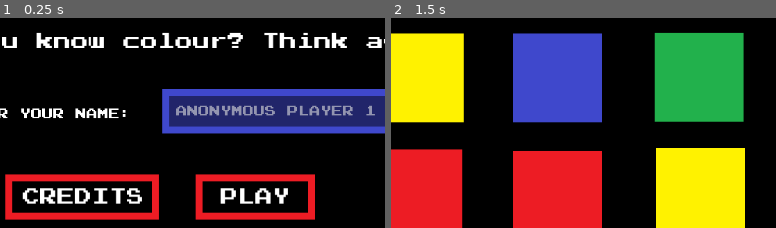
Above: before the commit, frames 1-2 (left to right).
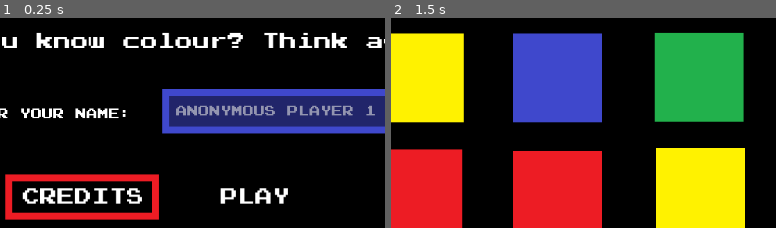
Above: after the commit, the same moments.

Repository: kwrightsk/game-jam-january-2026
Game: Godot game, scene res://Scenes/title_screen.tscn
Same seed, same stepped clock (60 frames per second), same inputs: the game is played once before the commit and once after it.
Inputs (mouse positions are % of the whole screen's width and height, from its top left):
- Up to frame 1 (0.25 s): no input
- Up to frame 2 (1.5 s): click (65, 60) at 0.52 s; type "Alex" at 0.6 s; click "PLAY" at 1.25 s
The pictures show only the part of the screen within x 29-79%, y 38-87%; the shares and areas given below are measured in that part.

The runs differ from the first frame. In frame 1, 2.9% of the frame differs, in the area x 50-82%, y 74-97%; in frame 2, nothing differs.

Commit message:
merged kinda

Diff:
--- a/Scenes/title_screen.tscn
+++ b/Scenes/title_screen.tscn
@@ -40,14 +40,6 @@
 border_width_bottom = 10
 border_color = Color(0.929412, 0.109804, 0.141176, 1)
 
-[sub_resource type="StyleBoxFlat" id="StyleBoxFlat_dl0fk"]
-bg_color = Color(0.6, 0.6, 0.6, 0.490196)
-border_width_left = 10
-border_width_top = 10
-border_width_right = 10
-border_width_bottom = 10
-border_color = Color(1, 0.94902, 0.0156863, 1)
-
 [node name="TitleScreen" type="Node2D"]
 script = ExtResource("1_vtpvt")
 
@@ -212,6 +204,7 @@
 theme_override_styles/panel = SubResource("StyleBoxFlat_xxx3x")
 
 [node name="PlayButton" type="TextureButton" parent="."]
+z_index = 2
 offset_left = 610.0
 offset_top = 460.0
 offset_right = 781.0
@@ -237,7 +230,8 @@
 theme_override_font_sizes/normal_font_size = 25
 text = "PLAY"
 
-[node name="Panel" type="Panel" parent="PlayButton"]
+[node name="Panel2" type="Panel" parent="PlayButton"]
+z_index = 2
 layout_mode = 1
 anchors_preset = -1
 anchor_left = -3.412
@@ -251,13 +245,6 @@
 mouse_filter = 1
 theme_override_styles/panel = SubResource("StyleBoxFlat_xxx3x")
 
-[node name="Panel2" type="Panel" parent="PlayButton"]
-layout_mode = 0
-offset_right = 172.0
-offset_bottom = 65.0
-mouse_filter = 2
-theme_override_styles/panel = SubResource("StyleBoxFlat_dl0fk")
-
 [node name="PaintbrushCursor" parent="." instance=ExtResource("3_awoib")]
 
 [node name="GreenSquare2" type="Sprite2D" parent="."]
@@ -310,7 +297,5 @@
 scale = Vector2(0.175781, 0.175781)
 texture = ExtResource("5_4x8na")
 
-[connection signal="mouse_entered" from="PlayButton" to="." method="_on_play_button_mouse_entered"]
-[connection signal="mouse_exited" from="PlayButton" to="." method="_on_play_button_mouse_exited"]
 [connection signal="pressed" from="CreditsButton" to="." method="_on_credits_button_pressed"]
 [connection signal="pressed" from="PlayButton" to="." method="_on_play_button_pressed"]
Not shown: 1 places in Scenes/click_colour.tscn that only renumber resources
Not shown: 1 places in Scenes/colour_eater_bug.tscn that only renumber resources
Not shown: 1 places in Scenes/interactable_colour.tscn that only renumber resources
Not shown: 1 places in Scenes/main_level.tscn that only renumber resources
Not shown: 1 places in Scenes/simon_says_level.tscn that only renumber resources
Not shown: 1 places in Scenes/title_screen.tscn that only renumber resources
Not shown: 1 places in Scenes/word_picker.tscn that only renumber resources
Not shown: 1 places in main_level.tscn that only renumber resources
